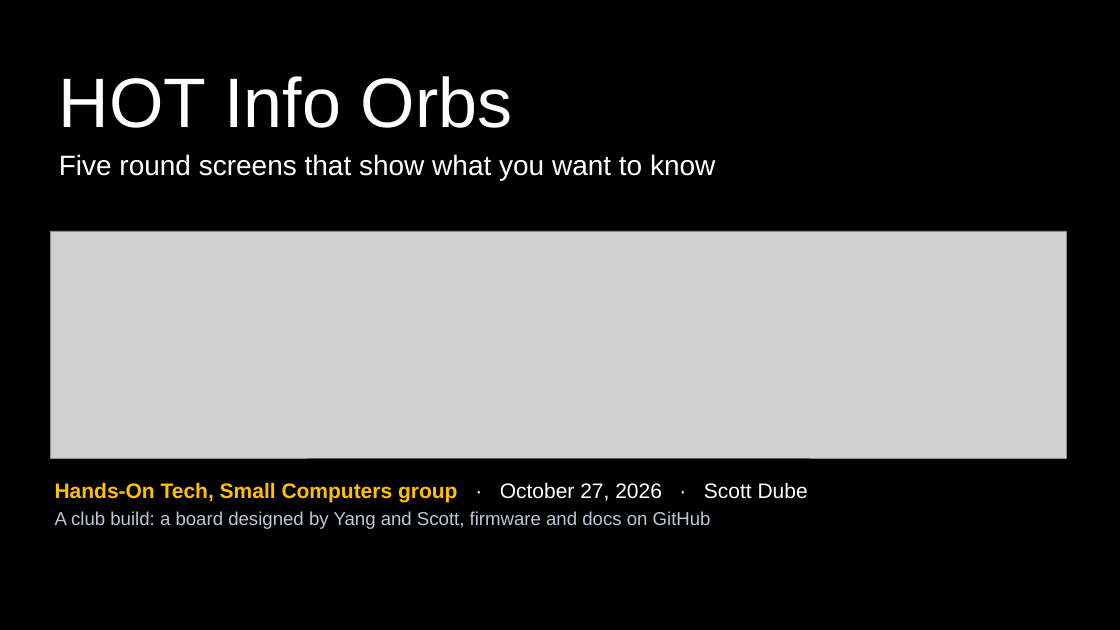
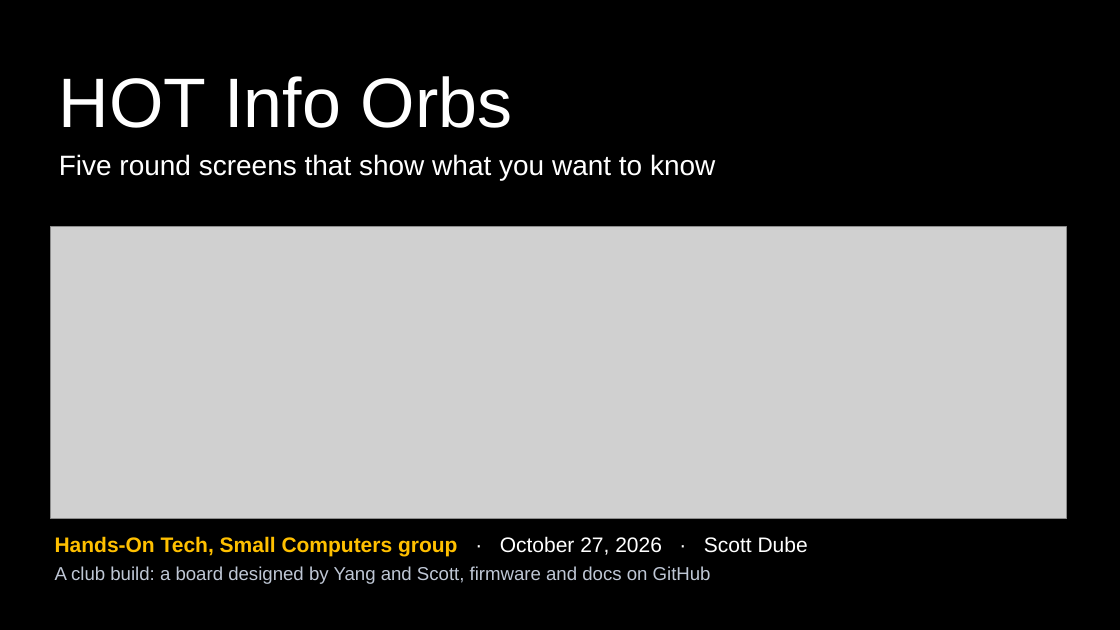
Before and after one commit to scottdube/hot-info-orbs, a slide deck: slide 1 of docs/presentation/HOT-Info-Orbs-Small-Computers-2026-10-27.pptx. Drawn at 1120x630 pixels with LibreOffice and Linux fonts; fonts in the diff are those of the drawing; grey boxes stand for pictures; background and template pictures are left out. Boxes give left, top, right and bottom in pixels: in the first picture for what was removed or moved away, otherwise in the second. Text is boxed around its words. In the diff, an @@ line names an element or a change of style, - is before the commit and + after.

```diff
--- a/docs/presentation/HOT-Info-Orbs-Small-Computers-2026-10-27.pptx
+++ b/docs/presentation/HOT-Info-Orbs-Small-Computers-2026-10-27.pptx
@@ picture: place and size @@
-picture at (50, 231, 1067, 458)
+picture at (50, 227, 1067, 519)
@@ text "Hands-On Tech, Small Computers group ...": place and size @@
-text "Hands-On Tech, Small Computers group ..." at (55, 482, 808, 529)
+text "Hands-On Tech, Small Computers group ..." at (55, 536, 808, 584)
```
Also in this commit, not shown: 4 other slides changed, 13 other files.
